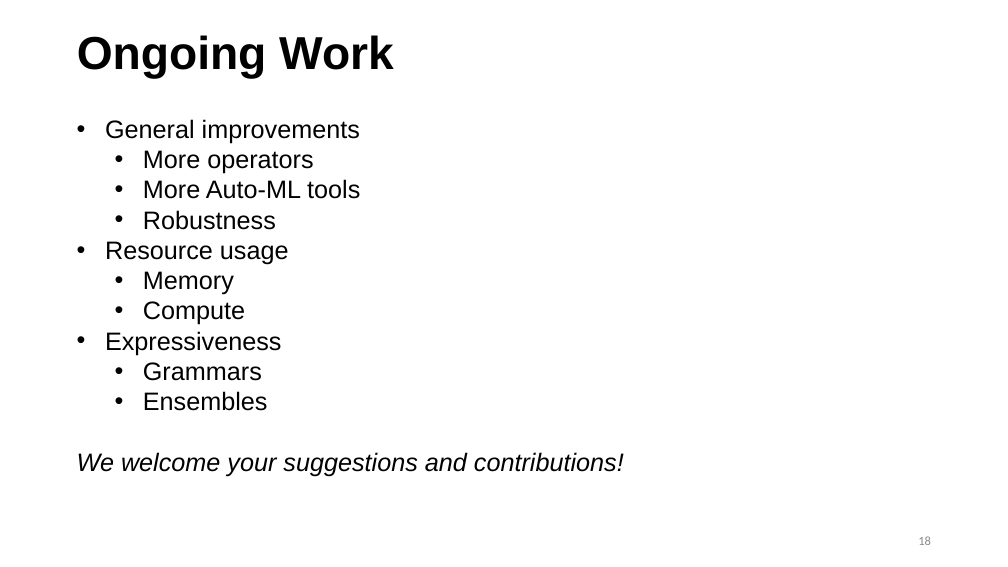
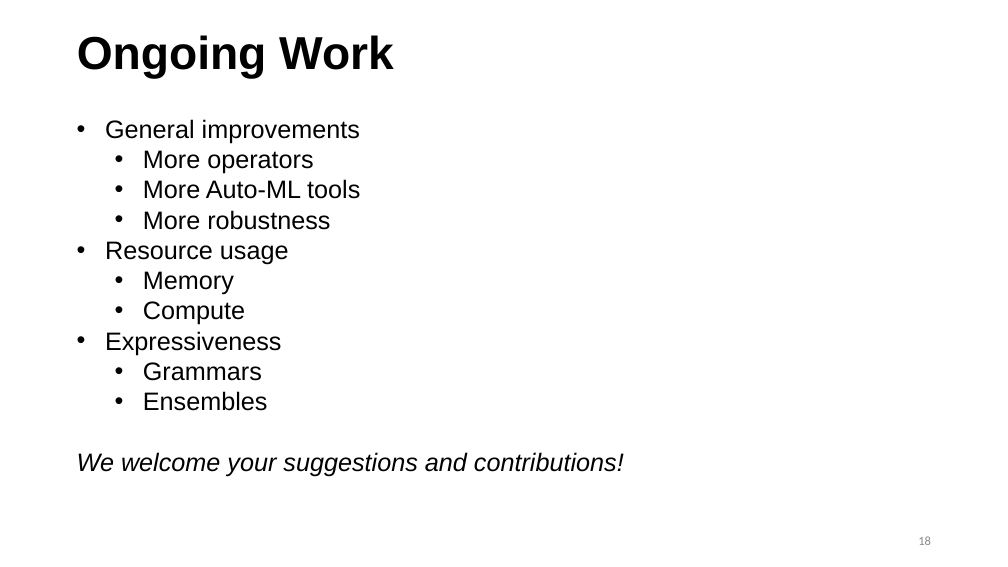
Before and after one commit to IBM/lale, a slide deck: slide 18 of talks/2019-1105-lale.pptx. Drawn at 1008x567 pixels with LibreOffice and Linux fonts; fonts in the diff are those of the drawing. Boxes give left, top, right and bottom in pixels: in the first picture for what was removed or moved away, otherwise in the second. Text is boxed around its words. In the diff, an @@ line names an element or a change of style, - is before the commit and + after.

```diff
--- a/talks/2019-1105-lale.pptx
+++ b/talks/2019-1105-lale.pptx
@@ text at <box>143,210,330,230</box>: text changed @@
-  • Robustness
+  • More robustness
```
Also in this commit, not shown: 3 other slides changed, 1 other file.
